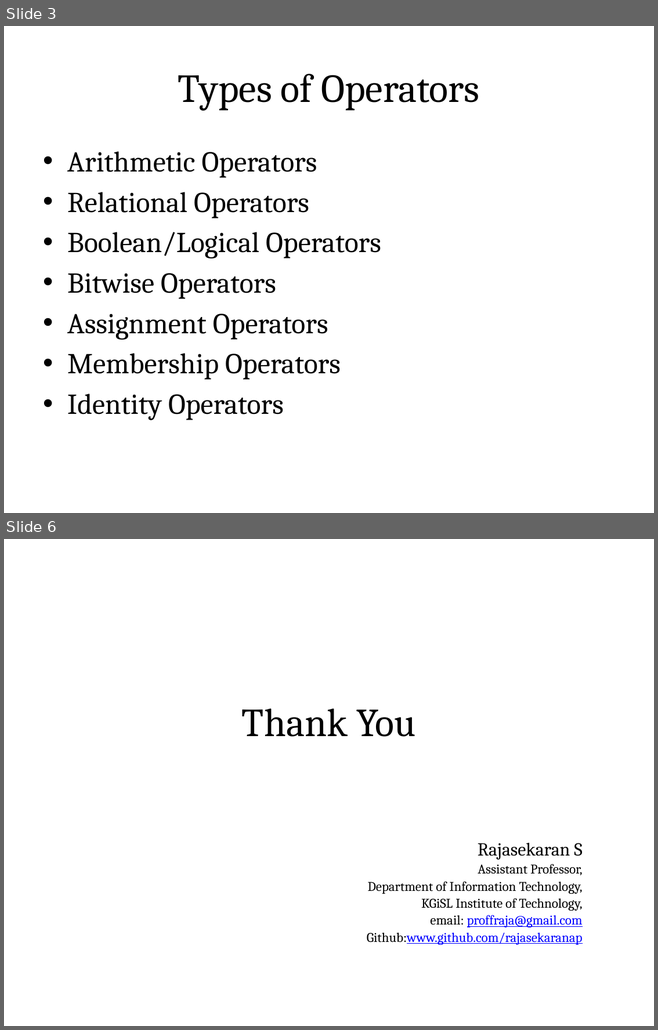
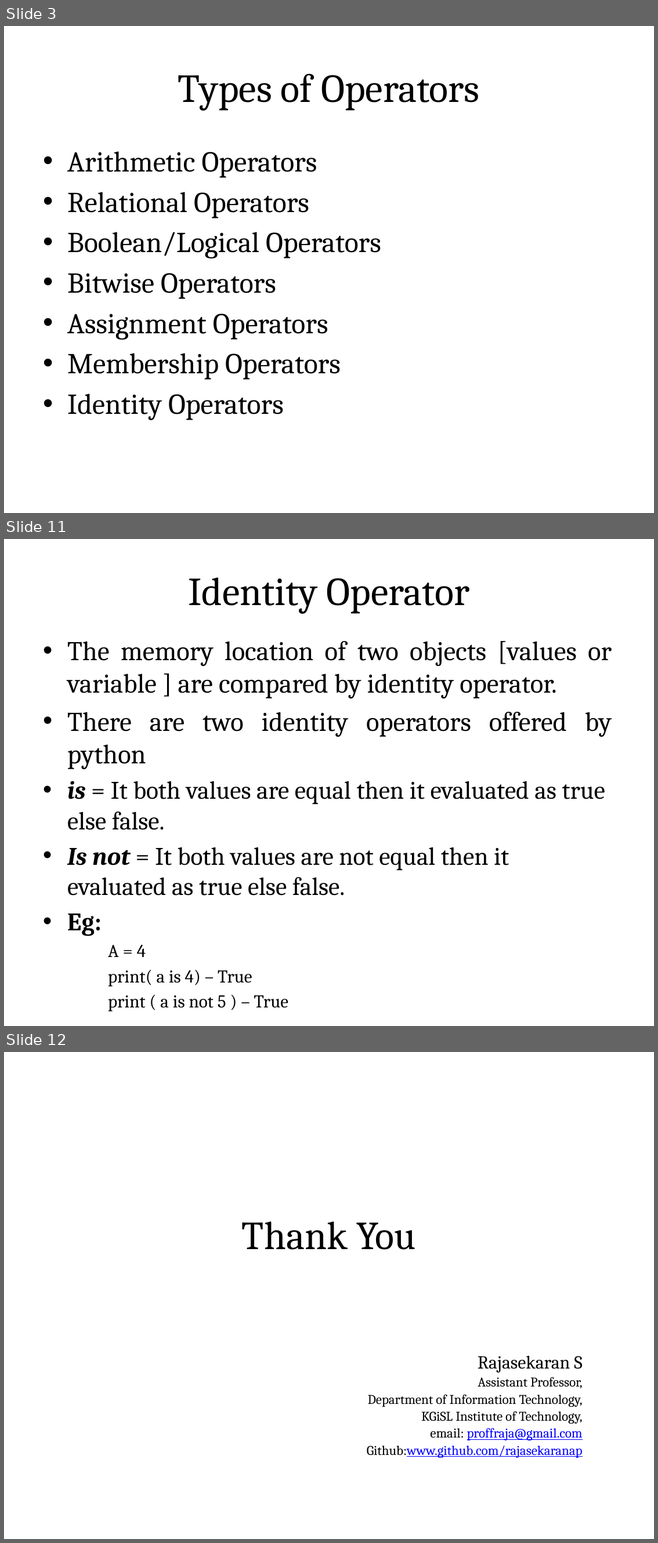
Before and after one commit to rajasekaran36/GE8151-Problem-Solving-and-Python-Programming, a slide deck: Slides/Unit 2/GE8151-U2-2-Operators.pptx. Shown one above the other, each under a label of ours: slides 3 and 6 before the commit, slides 3, 11 and 12 after it; the slides between them are not shown. The pictures are 658x1030 and 658x1543 pixels, drawn with LibreOffice and Linux fonts; fonts in the diff are those of the drawing. Boxes give left, top, right and bottom in pixels: in the first picture for what was removed or moved away, otherwise in the second. Text is boxed around its words. In the diff, an @@ line names an element or a change of style, - is before the commit and + after.

```diff
--- a/Slides/Unit 2/GE8151-U2-2-Operators.pptx
+++ b/Slides/Unit 2/GE8151-U2-2-Operators.pptx
@@ slide 11 added at [4, 539, 654, 1026], background #FFFFFF @@
@@ title added at [36, 559, 621, 620], fill gradient #DAFDA7 to #E4FCC2 to #F5FFE7, outline #98B955 0.75 pt, 44 pt, text #000000 @@
+Identity Operator
@@ text added at [67, 641, 611, 986], 30 pt, text #000000 @@
+• The memory location of two objects [values or variable ] are compared by identity operator.
+• There are two identity operators offered by python
+• is = It both values are equal then it evaluated as true else false.
+• Is not = It both values are not equal then it evaluated as true else false.
+• Eg:
+    A = 4
+    print( a is 4) – True
+    print ( a is not 5 ) – True
@@ what was slide 6 is now slide 12 @@
```
Also in this commit, not shown: 2 slides changed, 5 other slides added, 30 other files.
